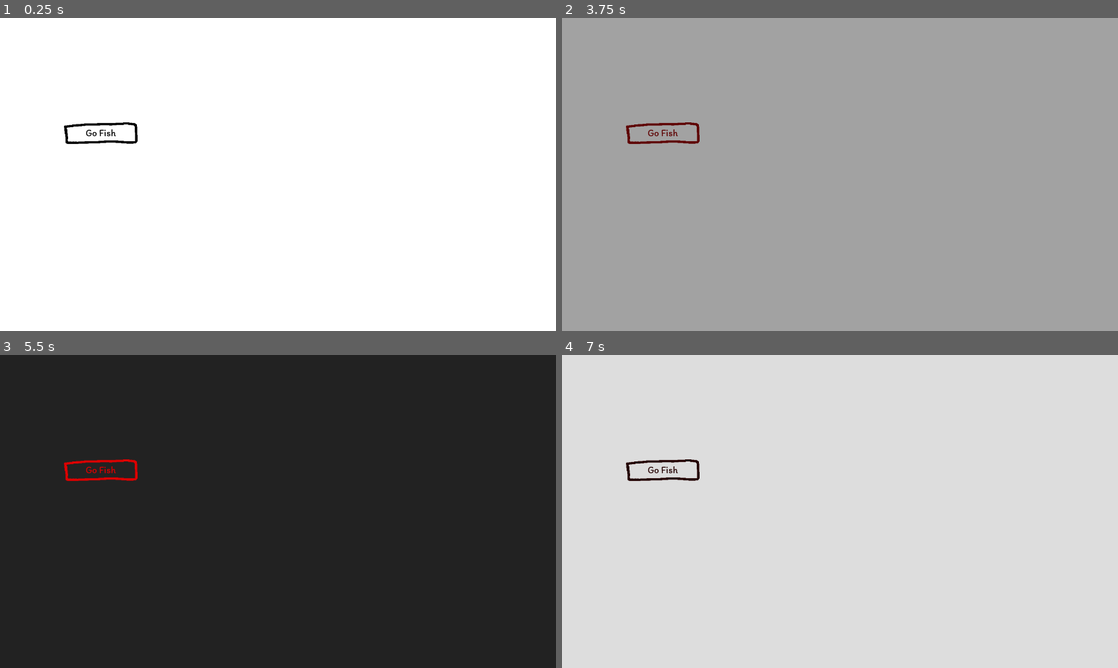
Above: before the commit, frames 1-4 (two rows, left to right).
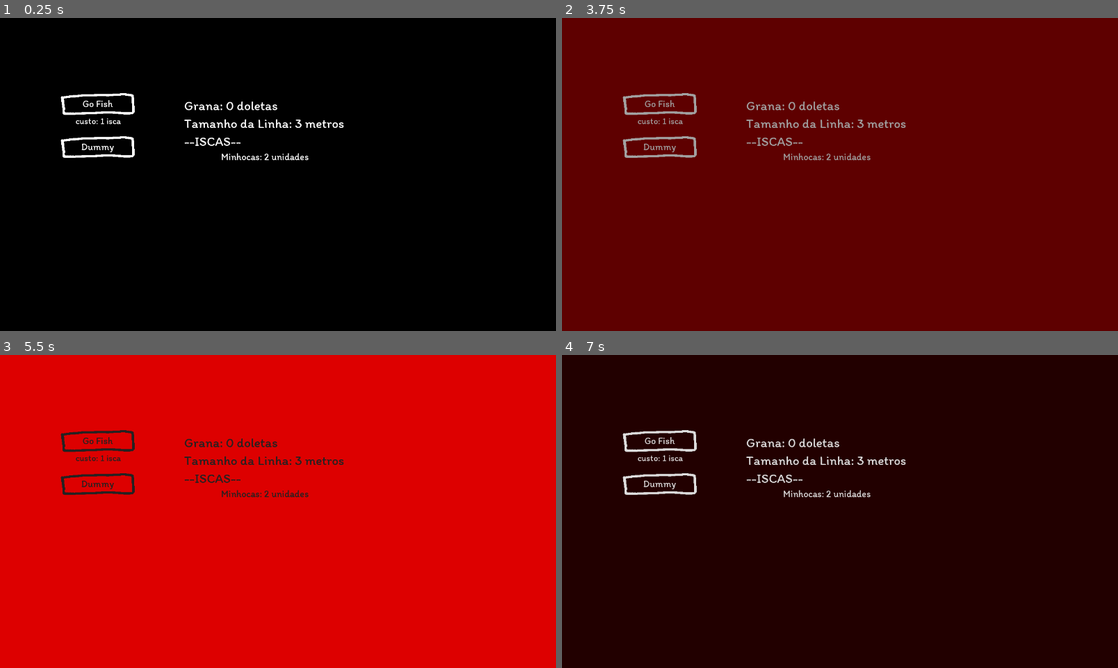
Above: after the commit, the same moments.

Repository: rilifon/A-Fera-Que-Habita-Em-Mim
Game: Godot game, scene res://MainScene.tscn
Same seed, same stepped clock (60 frames per second), same inputs: the game is played once before the commit and once after it.
Inputs (mouse positions are in pixels of both pictures, inside the frame that each line leads up to):
- Up to frame 1 (0.25 s): no input
- Up to frame 2 (3.75 s): click "Go Fish" (after the commit: "Dummy") at 0.5 s; click (823, 155) at 1.25 s, where only the run after the commit has a clickable "Minhocas: 2 unidades"; click "Go Fish" at 2 s; click "Go Fish" at 2.75 s; tap Enter at 3.5 s; move the mouse to (962, 158) at 3.52 s; hold Right (ui_right) from 3.53 s (still down)
- Up to frame 3 (5.5 s): move the mouse to (166, 527) at 4.27 s; release Right (ui_right) at 4.28 s; hold Left (ui_left) 4.28-5.03 s; move the mouse to (333, 442) at 5.02 s; hold Right (ui_right) from 5.03 s (still down)
- Up to frame 4 (7 s): move the mouse to (812, 574) at 5.77 s; tap Space at 6.5 s; move the mouse to (1006, 558) at 6.52 s; release Right (ui_right) at 6.53 s; hold Left (ui_left) from 6.53 s (still down)

The runs differ from the first frame. In frame 1, 99% of the frame differs, in the area x 0-100%, y 0-100%; in frame 2, 99%; in frame 3, 99%; in frame 4, 99%.

Commit message:
[WIP] Fishing using baits

Diff:
--- a/project/Button.gd
+++ b/project/Button.gd
@@ -17,18 +17,32 @@
 	"incremental_cost" : 20,
 	"exponential_progression": 1.2
 }
+
 signal acted
+signal no_bait_selected
 
 const HOVER_SCALE = 1.1
 const SCALE_SPEED = 3
 
 var player = null
+var main = null
 var hovered = false
 var on_cooldown := false
 
 # Called when the node enters the scene tree for the first time.
 func _ready():
 	$Button.text = text
+	if cost.active:
+		var type_name
+		if cost.type != "isca":
+			type_name = player.get_resource_name(cost.type)
+		else:
+			type_name = "isca"
+		$Cost.text = "custo: %d %s" % [get_cost_amount(), type_name]
+		rect_min_size.y = $Cost.rect_position.y + $Cost.rect_size.y
+	else:
+		$Cost.text = ""
+		rect_min_size.y = $Button.rect_position.y + $Button.rect_size.y
 
 
 func _process(dt):
@@ -40,12 +54,13 @@
 		$Button.rect_scale.y = max($Button.rect_scale.y - SCALE_SPEED*dt, 1.0)
 
 
-func set_player(player_ref):
+func setup(player_ref, main_ref):
 	player = player_ref
+	main = main_ref
 
 
 func get_cost_amount():
-	pass
+	return cost.base_cost + pow((cost.times_used + cost.incremental_cost), cost.exponential_progression)
 
 
 func error():
@@ -66,11 +81,23 @@
 
 func _on_Button_pressed():
 	if cost.active:
-		if player.get_resource_amount(cost.type) > get_cost_amount():
-			player.spend(cost.type, get_cost_amount())
+		if cost.type != "isca":
+			if player.get_resource_amount(cost.type) > get_cost_amount():
+				player.spend(cost.type, get_cost_amount())
+			else:
+				error()
+				return
 		else:
-			error()
-			return
+			var bait = main.get_selected_bait()
+			if not bait:
+				emit_signal("no_bait_selected")
+				return
+			else:
+				if player.get_resource_amount(bait) > get_cost_amount():
+					player.spend(bait, get_cost_amount())
+				else:
+					error()
+				return
 	AudioManager.play_sfx("click_button")
 	if reward_resource.active:
 		player.get(reward_resource.type, reward_resource.amount)
--- a/project/Button.tscn
+++ b/project/Button.tscn
@@ -1,8 +1,15 @@
-[gd_scene load_steps=6 format=2]
+[gd_scene load_steps=8 format=2]
 
 [ext_resource path="res://Button.gd" type="Script" id=1]
 [ext_resource path="res://general_theme.tres" type="Theme" id=2]
 [ext_resource path="res://assets/images/buttons/button_disabled.png" type="Texture" id=3]
+[ext_resource path="res://assets/fonts/Itim-Regular.ttf" type="DynamicFontData" id=4]
+
+[sub_resource type="DynamicFont" id=3]
+size = 20
+use_mipmaps = true
+use_filter = true
+font_data = ExtResource( 4 )
 
 [sub_resource type="Animation" id=1]
 resource_name = "Cooldown"
@@ -38,6 +45,10 @@
 [node name="Button" type="Control"]
 anchor_right = 1.0
 anchor_bottom = 1.0
+margin_right = -1110.0
+margin_bottom = -720.0
+rect_min_size = Vector2( 170, 0 )
+mouse_filter = 2
 theme = ExtResource( 2 )
 script = ExtResource( 1 )
 __meta__ = {
@@ -62,7 +73,20 @@
 margin_bottom = 50.0
 rect_min_size = Vector2( 170, 50 )
 rect_pivot_offset = Vector2( 85, 25 )
-text = "test"
+__meta__ = {
+"_edit_use_anchors_": false
+}
+
+[node name="Cost" type="Label" parent="."]
+margin_left = 0.943848
+margin_top = 49.0561
+margin_right = 170.944
+margin_bottom = 79.0561
+custom_fonts/font = SubResource( 3 )
+custom_colors/font_color = Color( 0, 0, 0, 1 )
+text = "$: 1 itubaina"
+align = 1
+valign = 1
 __meta__ = {
 "_edit_use_anchors_": false
 }
--- a/project/MainMenu.tscn
+++ b/project/MainMenu.tscn
@@ -88,7 +88,7 @@
 [node name="Waterfall" type="AnimatedSprite" parent="Intro"]
 position = Vector2( 640, 644.359 )
 frames = SubResource( 2 )
-frame = 1
+frame = 2
 playing = true
 
 [node name="Camera2D" type="Camera2D" parent="."]
--- a/project/MainScene.gd
+++ b/project/MainScene.gd
@@ -3,13 +3,29 @@
 var player_data
 
 func _ready():
+	$NoBaitSelected.modulate.a = 0.0
+
 	player_data = load("res://player_data.gd").new()
 	player_data.init()
 
 	for button in $Buttons.get_children():
-		button.set_player(player_data)
+		button.setup(player_data, self)
 		button.connect("acted", self, "_on_button_pressed")
+
+	$ResourceList.setup(player_data)
+
+
+func get_selected_bait():
+	return $ResourceList.get_selected_bait()
 
 
 func _on_button_pressed(button):
 	pass
+
+
+func _on_Fishing_no_bait_selected():
+	if $NoBaitSelected.modulate.a > 0:
+		return
+	$NoBaitSelected.modulate.a = 1.0
+	yield(get_tree().create_timer(1.5), "timeout")
+	$NoBaitSelected.modulate.a = 0.0
--- a/project/MainScene.tscn
+++ b/project/MainScene.tscn
@@ -1,31 +1,63 @@
-[gd_scene load_steps=6 format=2]
+[gd_scene load_steps=7 format=2]
 
 [ext_resource path="res://MainScene.gd" type="Script" id=1]
 [ext_resource path="res://Button.tscn" type="PackedScene" id=2]
-[ext_resource path="res://ColorShader.shader" type="Shader" id=3]
 [ext_resource path="res://general_theme.tres" type="Theme" id=4]
+[ext_resource path="res://ui/ResourceList.tscn" type="PackedScene" id=5]
+[ext_resource path="res://assets/fonts/Itim-Regular.ttf" type="DynamicFontData" id=6]
 
-[sub_resource type="ShaderMaterial" id=1]
-shader = ExtResource( 3 )
-shader_param/bg_color = Color( 0, 0, 0, 1 )
-shader_param/fg_color = Color( 1, 1, 1, 1 )
+[sub_resource type="DynamicFont" id=1]
+size = 40
+use_mipmaps = true
+use_filter = true
+font_data = ExtResource( 6 )
 
 [node name="MainScene" type="Node2D"]
 script = ExtResource( 1 )
 
-[node name="Buttons" type="Control" parent="."]
+[node name="Buttons" type="VBoxContainer" parent="."]
+margin_left = 139.691
+margin_top = 173.027
+margin_right = 139.691
+margin_bottom = 177.027
 theme = ExtResource( 4 )
+custom_constants/separation = 20
 __meta__ = {
 "_edit_use_anchors_": false
 }
 
 [node name="Fishing" parent="Buttons" instance=ExtResource( 2 )]
-margin_left = 147.462
-margin_top = 240.22
-margin_right = 147.462
-margin_bottom = 240.22
+anchor_right = 0.0
+anchor_bottom = 0.0
+margin_right = 170.0
+margin_bottom = 79.0561
+rect_min_size = Vector2( 170, 79.0561 )
 cooldown = 4
 text = "Go Fish"
+id = "fishing"
+reward_resource = {
+"active": false,
+"amount": 0,
+"type": ""
+}
+cost = {
+"active": true,
+"base_cost": 1,
+"exponential_progression": 1.0,
+"incremental_cost": 0,
+"times_used": 0,
+"type": "isca"
+}
+
+[node name="Dummy" parent="Buttons" instance=ExtResource( 2 )]
+anchor_right = 0.0
+anchor_bottom = 0.0
+margin_top = 99.0
+margin_right = 170.0
+margin_bottom = 149.0
+rect_min_size = Vector2( 170, 50 )
+cooldown = 4
+text = "Dummy"
 id = "fishing"
 reward_resource = {
 "active": false,
@@ -41,13 +73,26 @@
 "type": ""
 }
 
-[node name="ColorShader" type="ColorRect" parent="."]
-material = SubResource( 1 )
-anchor_right = 1.0
+[node name="ResourceList" parent="." instance=ExtResource( 5 )]
+margin_left = 423.836
+margin_top = 182.551
+margin_right = 423.836
+margin_bottom = 182.551
+mouse_filter = 1
+
+[node name="NoBaitSelected" type="Label" parent="."]
+anchor_left = 0.5
+anchor_top = 1.0
+anchor_right = 0.5
 anchor_bottom = 1.0
-margin_right = 1280.0
-margin_bottom = 720.0
-mouse_filter = 2
+margin_left = 392.724
+margin_top = 643.184
+margin_right = 1018.72
+margin_bottom = 691.184
+custom_fonts/font = SubResource( 1 )
+custom_colors/font_color = Color( 0, 0, 0, 1 )
+text = "Selecione alguma isca para pescar!"
 __meta__ = {
 "_edit_use_anchors_": false
 }
+[connection signal="no_bait_selected" from="Buttons/Fishing" to="." method="_on_Fishing_no_bait_selected"]
--- a/project/player_data.gd
+++ b/project/player_data.gd
@@ -1,20 +1,35 @@
 extends Node
 
-var string_size = 3
-var baits = []
 var resources = {
 	"money":{
-		"name": "minhoca",
+		"name": "Grana",
 		"amount": 0,
-	}
+		"suffix": "doletas",
+		"showing": true
+	},
+	"line_length":{
+		"name": "Tamanho da Linha",
+		"amount": 3,
+		"suffix": "metros",
+		"showing": true
+	},
+	"bait":{}
 }
 
 func init():
+	var first = true
 	for bait in BaitManager.get_all_baits():
-		baits.append({"id": bait.id, "amount": 0, "showing": false})
+		resources[bait.id] = {"name": bait.bait_name, "amount": 2, "showing": false, "suffix": "unidades",}
+		if first:
+			first = false
+			resources[bait.id].showing = true
 
-	baits[0].showing = true
+func update_resources():
+	pass
 
+func get_resource_name(name):
+	assert(resources.has(name), "Resource doesn't exist: " + str(name))
+	return resources[name].name
 
 func get_resource_amount(name):
 	assert(resources.has(name), "Resource doesn't exist: " + str(name))
@@ -23,3 +38,8 @@
 func spend(name, amount):
 	assert(resources.has(name), "Resource doesn't exist: " + str(name))
 	resources[name].amount = max(resources[name].amount - amount, 0)
+
+func gain(name, amount):
+	assert(resources.has(name), "Resource doesn't exist: " + str(name))
+	resources[name].amount = resources[name].amount + amount
+	update_resources()
--- /dev/null
+++ b/project/resource_button.tres
@@ -0,0 +1,44 @@
+[gd_resource type="Theme" load_steps=10 format=2]
+
+[ext_resource path="res://assets/fonts/Itim-Regular.ttf" type="DynamicFontData" id=1]
+[ext_resource path="res://assets/images/buttons/button_selected.png" type="Texture" id=2]
+[ext_resource path="res://assets/images/buttons/borderless_button.png" type="Texture" id=3]
+
+[sub_resource type="DynamicFont" id=1]
+size = 22
+use_mipmaps = true
+use_filter = true
+font_data = ExtResource( 1 )
+
+[sub_resource type="StyleBoxTexture" id=2]
+texture = ExtResource( 3 )
+region_rect = Rect2( 0, 0, 171, 60 )
+
+[sub_resource type="StyleBoxTexture" id=3]
+texture = ExtResource( 2 )
+region_rect = Rect2( 0, 0, 171, 60 )
+
+[sub_resource type="StyleBoxTexture" id=4]
+texture = ExtResource( 3 )
+region_rect = Rect2( 0, 0, 171, 60 )
+
+[sub_resource type="StyleBoxTexture" id=5]
+texture = ExtResource( 3 )
+region_rect = Rect2( 0, 0, 171, 60 )
+
+[sub_resource type="StyleBoxTexture" id=6]
+texture = ExtResource( 3 )
+region_rect = Rect2( 0, 0, 171, 60 )
+
+[resource]
+Button/colors/font_color = Color( 0, 0, 0, 1 )
+Button/colors/font_color_disabled = Color( 0, 0, 0, 1 )
+Button/colors/font_color_hover = Color( 0, 0, 0, 1 )
+Button/colors/font_color_pressed = Color( 0, 0, 0, 1 )
+Button/constants/hseparation = 2
+Button/fonts/font = SubResource( 1 )
+Button/styles/disabled = SubResource( 2 )
+Button/styles/focus = SubResource( 3 )
+Button/styles/hover = SubResource( 4 )
+Button/styles/normal = SubResource( 5 )
+Button/styles/pressed = SubResource( 6 )
--- /dev/null
+++ b/project/ui/ResourceButton.gd
@@ -0,0 +1,3 @@
+extends Button
+
+var type
--- /dev/null
+++ b/project/ui/ResourceButton.tscn
@@ -0,0 +1,20 @@
+[gd_scene load_steps=4 format=2]
+
+[ext_resource path="res://resource_button.tres" type="Theme" id=1]
+[ext_resource path="res://ui/ResourceButton.gd" type="Script" id=2]
+
+[sub_resource type="ButtonGroup" id=1]
+resource_name = "Bait"
+
+[node name="ResourceButton" type="Button"]
+margin_right = 211.0
+margin_bottom = 27.0
+theme = ExtResource( 1 )
+toggle_mode = true
+group = SubResource( 1 )
+text = "    banana: 15 unidades"
+align = 0
+script = ExtResource( 2 )
+__meta__ = {
+"_edit_use_anchors_": false
+}
--- /dev/null
+++ b/project/ui/ResourceLabel.tscn
@@ -0,0 +1,19 @@
+[gd_scene load_steps=3 format=2]
+
+[ext_resource path="res://assets/fonts/Itim-Regular.ttf" type="DynamicFontData" id=1]
+
+[sub_resource type="DynamicFont" id=1]
+size = 30
+use_mipmaps = true
+use_filter = true
+font_data = ExtResource( 1 )
+
+[node name="ResourceLabel" type="Label"]
+margin_right = 40.0
+margin_bottom = 14.0
+custom_fonts/font = SubResource( 1 )
+custom_colors/font_color = Color( 0, 0, 0, 1 )
+text = "resource 100 unidades"
+__meta__ = {
+"_edit_use_anchors_": false
+}
--- /dev/null
+++ b/project/ui/ResourceList.gd
@@ -0,0 +1,40 @@
+extends Control
+
+const LABEL = preload("res://ui/ResourceLabel.tscn")
+const BUTTON = preload("res://ui/ResourceButton.tscn")
+
+var player = null
+
+func setup(player_data):
+	player = player_data
+
+	var bait_mode = false
+	for resource_id in player.resources:
+		if resource_id != "bait":
+			var resource = player.resources[resource_id]
+			if not bait_mode:
+				var new_label = LABEL.instance()
+				new_label.text = "%s: %d %s" % [resource.name, resource.amount, resource.suffix]
+				$VBoxContainer.add_child(new_label)
+				if not resource.showing:
+					new_label.hide()
+			else:
+				var new_button = BUTTON.instance()
+				new_button.text = "                 %s: %d %s" % [resource.name, resource.amount, resource.suffix]
+				new_button.pressed = false
+				new_button.type = resource_id
+				$VBoxContainer.add_child(new_button)
+				if not resource.showing:
+					new_button.hide()
+
+		else:
+			bait_mode = true
+			var new_label = LABEL.instance()
+			new_label.text = "--ISCAS--"
+			$VBoxContainer.add_child(new_label)
+
+func get_selected_bait():
+	for button in $VBoxContainer.get_children():
+		if button is Button and button.pressed:
+			return button.type
+	return null
--- /dev/null
+++ b/project/ui/ResourceList.tscn
@@ -0,0 +1,18 @@
+[gd_scene load_steps=2 format=2]
+
+[ext_resource path="res://ui/ResourceList.gd" type="Script" id=1]
+
+[node name="ResourceList" type="Control"]
+anchor_right = 1.0
+anchor_bottom = 1.0
+script = ExtResource( 1 )
+__meta__ = {
+"_edit_use_anchors_": false
+}
+
+[node name="VBoxContainer" type="VBoxContainer" parent="."]
+margin_right = 40.0
+margin_bottom = 40.0
+__meta__ = {
+"_edit_use_anchors_": false
+}
Binary file added: project/assets/images/buttons/borderless_button.png
Not shown, added: project/assets/images/buttons/borderless_button.png.import
Binary file added: project/assets/images/buttons/button_selected.png
Not shown, added: project/assets/images/buttons/button_selected.png.import
